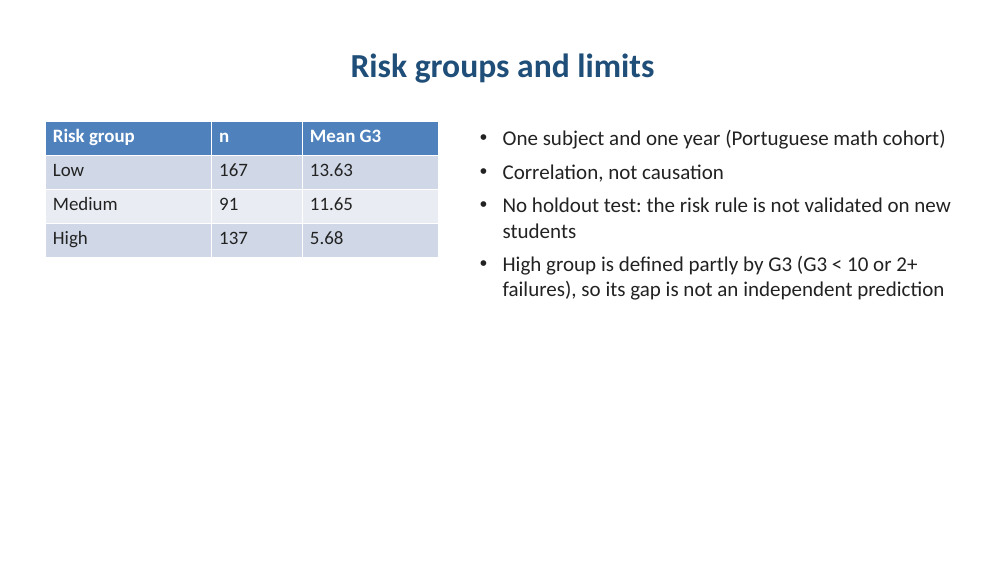
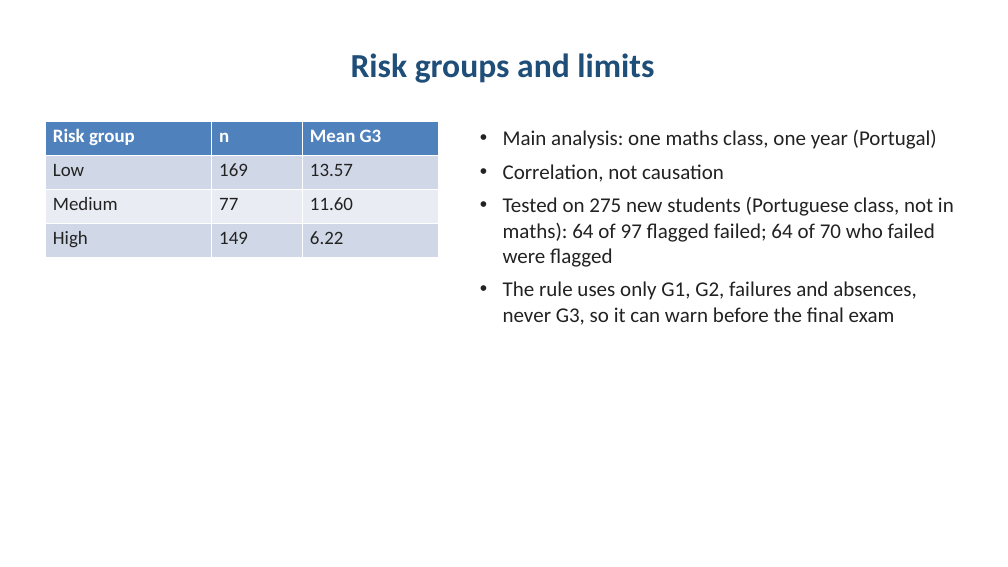
Before and after one commit to Stratoze/Python-data-scraping, a slide deck: slide 6 of presentation/talk.pptx. Drawn at 1008x567 pixels with LibreOffice and Linux fonts; fonts in the diff are those of the drawing. Boxes give left, top, right and bottom in pixels: in the first picture for what was removed or moved away, otherwise in the second. Text is boxed around its words. In the diff, an @@ line names an element or a change of style, - is before the commit and + after.

```diff
--- a/presentation/talk.pptx
+++ b/presentation/talk.pptx
@@ table at bbox=[45, 121, 439, 257] @@
-row 2, column 2: 167
+row 2, column 2: 169
-row 2, column 3: 13.63
+row 2, column 3: 13.57
-row 3, column 2: 91
+row 3, column 2: 77
-row 3, column 3: 11.65
+row 3, column 3: 11.60
-row 4, column 2: 137
+row 4, column 2: 149
-row 4, column 3: 5.68
+row 4, column 3: 6.22
@@ text at bbox=[503, 130, 937, 149]: text changed @@
-• One subject and one year (Portuguese math cohort)
+• Main analysis: one maths class, one year (Portugal)
@@ text at bbox=[503, 197, 954, 325]: text changed @@
-• No holdout test: the risk rule is not validated on new students
-• High group is defined partly by G3 (G3 < 10 or 2+ failures), so its gap is not an independent prediction
+• Tested on 275 new students (Portuguese class, not in maths): 64 of 97 flagged failed; 64 of 70 who failed were flagged
+• The rule uses only G1, G2, failures and absences, never G3, so it can warn before the final exam
```
Also in this commit, not shown: 1 other slide changed.
